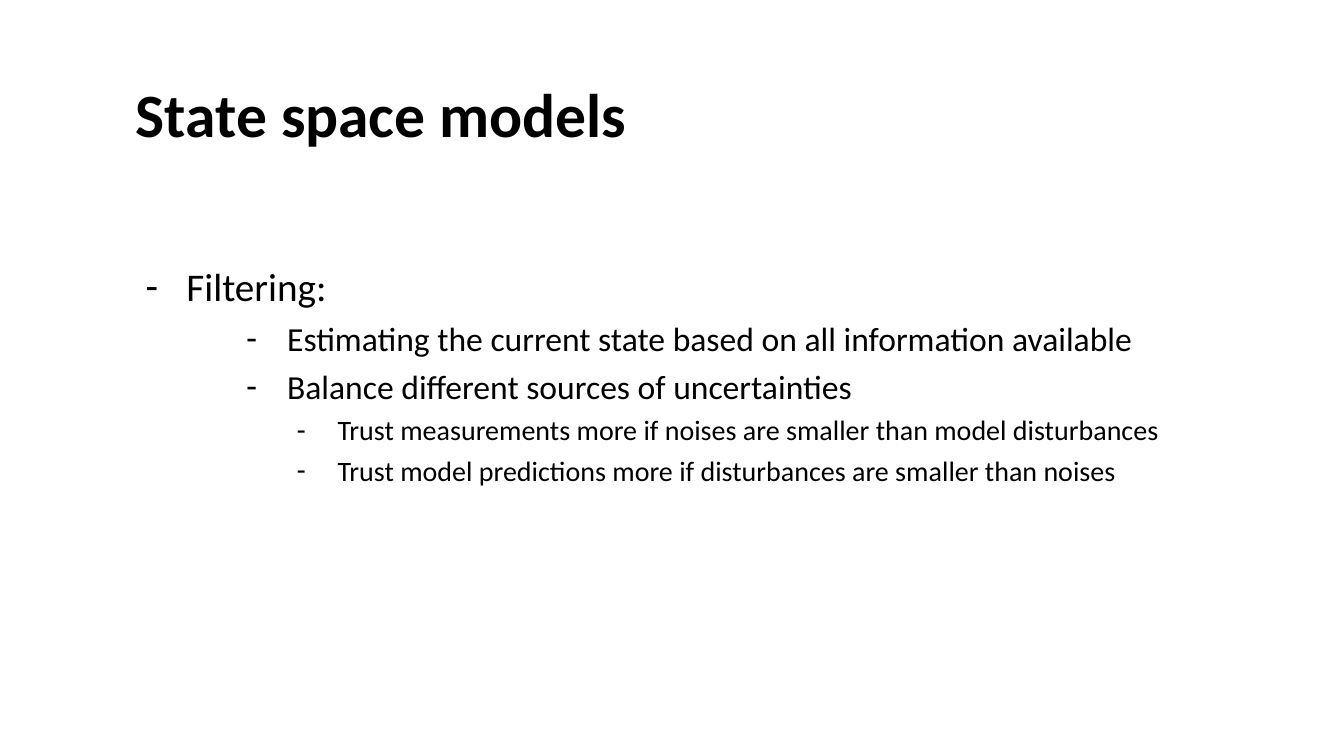
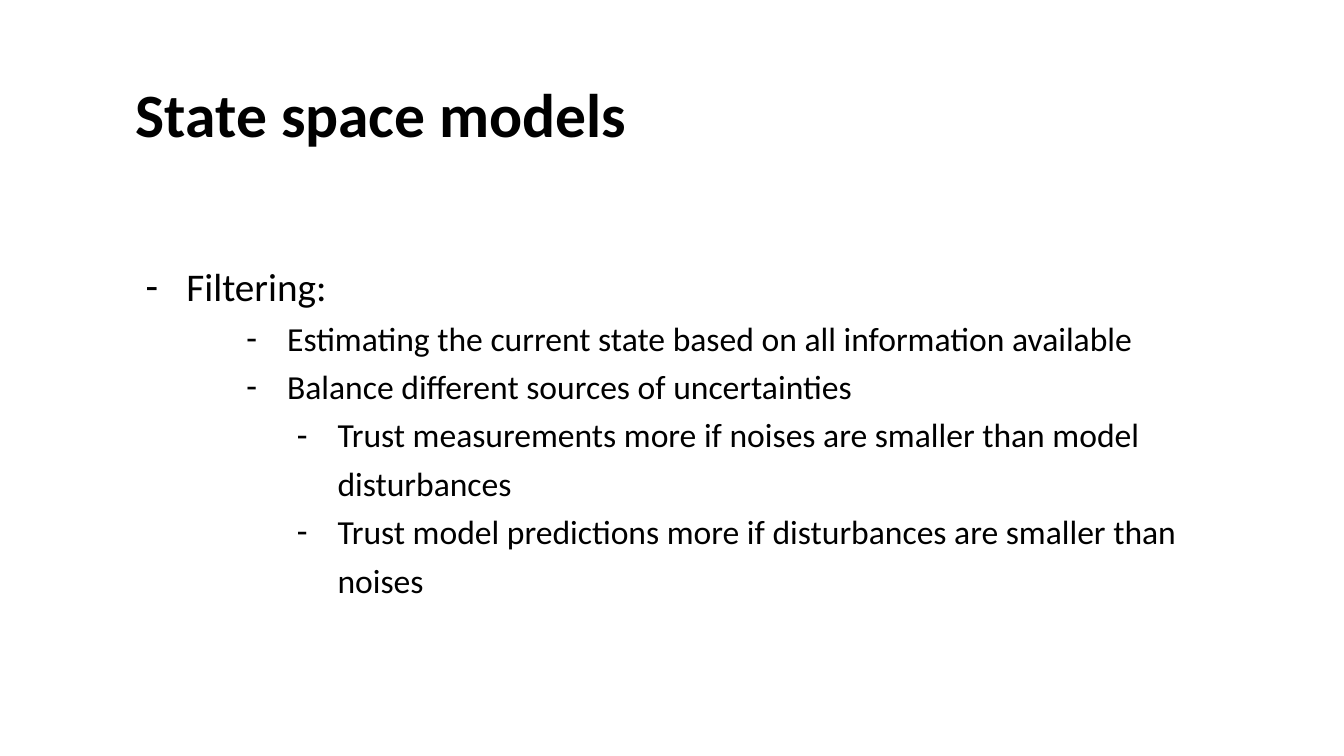
Before and after one commit to UOMDSS/workshops-2022-2023, a slide deck: slide 4 of semester-1/Week-4-Kalman-Filtering-Inverted-Pendulum/state space models and filtering.pptx. Drawn at 1344x756 pixels with LibreOffice and Linux fonts; fonts in the diff are those of the drawing; background and template pictures are left out. Boxes give left, top, right and bottom in pixels: in the first picture for what was removed or moved away, otherwise in the second. Text is boxed around its words. In the diff, an @@ line names an element or a change of style, - is before the commit and + after.

```diff
--- a/semester-1/Week-4-Kalman-Filtering-Inverted-Pendulum/state space models and filtering.pptx
+++ b/semester-1/Week-4-Kalman-Filtering-Inverted-Pendulum/state space models and filtering.pptx
@@ text at [338,423,1176,594]: size 20 to 24 pt in "Trust measurements more if noises are smaller ...", "Trust model predictions more if disturbances are ..." @@
```
Also in this commit, not shown: 8 other slides changed, 1 slide added, 3 slides removed, 1 other file.
